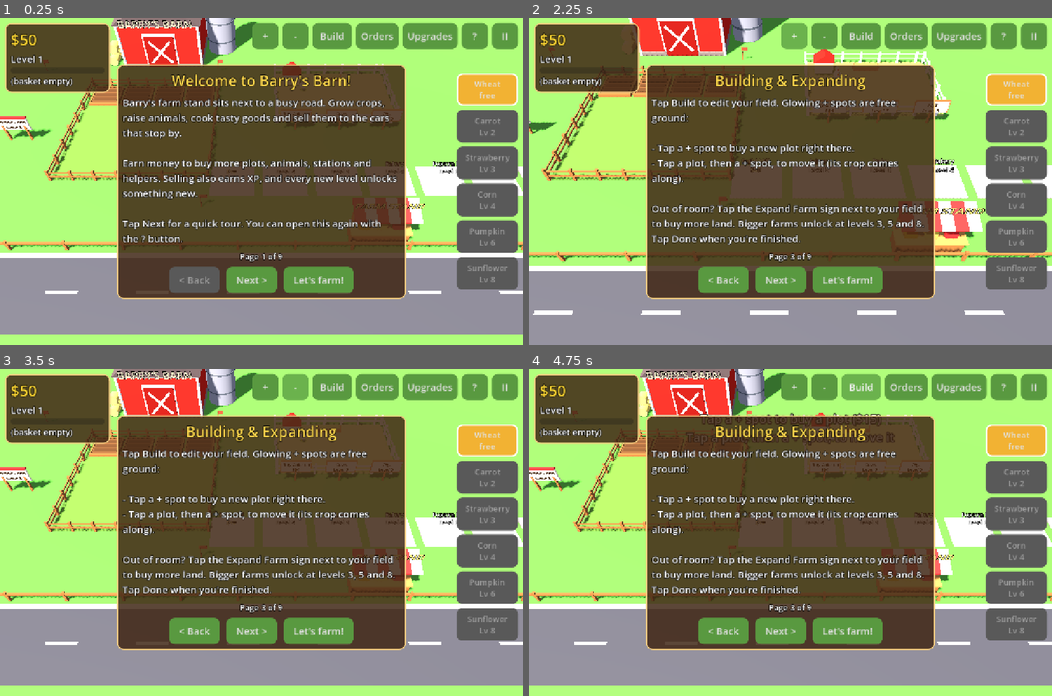
Above: before the commit, frames 1-4 (two rows, left to right).
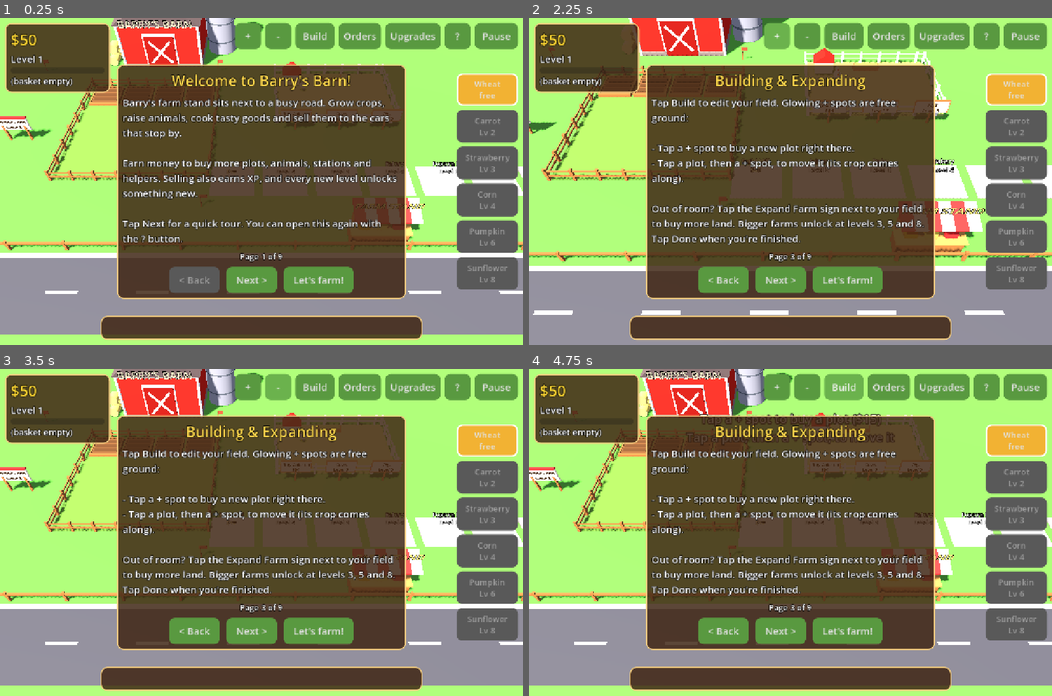
Above: after the commit, the same moments.

Repository: SubToFeralsloth11/barrys-barn
Game: Godot game, scene res://main.tscn
The game is run twice, just before and just after one commit, with the same random seed, the same clock (stepped at 60 frames per second) and the same inputs.
Inputs:
- Up to frame 1 (0.25 s): no input
- Up to frame 2 (2.25 s): click "Next >" at 0.5 s; click "Next >" at 1.25 s; click "+" at 2 s
- Up to frame 3 (3.5 s): click "-" at 2.75 s
- Up to frame 4 (4.75 s): click "Build" at 3.5 s; click "Done" at 4.25 s

The runs differ from the first frame. In frame 1, 6.2% of the frame differs, in the area x 19-98%, y 1-99%; in frame 2, 6.4%; in frame 3, 6.5%; in frame 4, 6.5%.

Commit message:
Replant with picked seed, allow swapping crops, add Pause button and hint bar

Diff:
--- a/main.gd
+++ b/main.gd
@@ -151,6 +151,8 @@
 var orders_btn: Button
 var order_btns := []
 var build_btn: Button
+var swap_plot := -1
+var ui_hint: Label
 
 
 func _ready() -> void:
@@ -161,6 +163,7 @@
 	build_sounds()
 	build_world()
 	build_ui()
+	get_tree().process_frame.connect(poll_pause_key)
 	for i in plots.size():
 		spawn_plot_node(i)
 		refresh_plot(i)
@@ -905,6 +908,18 @@
 		plant(i)
 	elif ripe(p):
 		harvest_plot(i)
+	elif p["crop"] != sel_crop:
+		# a different seed is picked: second tap digs up the growing crop and plants the new one
+		if swap_plot != i:
+			swap_plot = i
+			toast("Tap again to dig up the %s and plant %s" % [item_name(p["crop"]), item_name(sel_crop)])
+			bounce(plot_nodes[i]["root"])
+			return
+		swap_plot = -1
+		p["crop"] = ""
+		refresh_plot(i)
+		plant(i)
+		bounce(plot_nodes[i]["root"])
 	else:
 		toast("%s ready in %ds" % [item_name(p["crop"]), ceili((CROPS[p["crop"]]["t"] - p["t"]) / grow_mult())])
 
@@ -928,7 +943,7 @@
 	p["gold"] = false
 	refresh_plot(i)
 	bounce(plot_nodes[i]["root"])
-	plant(i, true, crop)
+	plant(i, true)
 	refresh_ui()
 
 
@@ -1745,10 +1760,36 @@
 		ui_timer = 0.25
 		for id in STATION_ORDER:
 			refresh_station(id)
+		ui_hint.text = hint_text()
 	save_timer -= delta
 	if save_timer <= 0:
 		save_timer = 5.0
 		save_game()
+
+
+## Called from SceneTree.process_frame so Esc still works while the game is paused.
+func poll_pause_key() -> void:
+	if Input.is_action_just_pressed("ui_cancel") and not help_panel.visible:
+		set_paused(not pause_panel.visible)
+
+
+## One line telling the player what they can do right now.
+func hint_text() -> String:
+	if build_mode:
+		return "BUILD MODE: tap a + to buy a plot, or tap a plot then a + to move it. Tap Done when finished."
+	for c in cars:
+		if not c["leaving"] and have(c["want"]) >= c["qty"]:
+			return "A car wants %d %s and you have it: tap the car to sell!" % [c["qty"], item_name(c["want"])]
+	for p in plots:
+		if ripe(p):
+			return "Bouncing crops are ripe: tap them to harvest. They replant with your picked seed (%s)." % item_name(sel_crop)
+	for p in plots:
+		if p["crop"] == "":
+			return "Seed picked: %s. Tap an empty plot to plant it." % item_name(sel_crop)
+	for p in plots:
+		if p["crop"] != sel_crop:
+			return "Seed picked: %s. Tap a growing crop twice to swap it, or harvest it and %s goes in." % [item_name(sel_crop), item_name(sel_crop)]
+	return "Seed picked: %s. Pick a different seed on the right to grow something else." % item_name(sel_crop)
 
 
 func _unhandled_input(e: InputEvent) -> void:
@@ -1888,7 +1929,7 @@
 	var hb := big_button(" ? ")
 	hb.pressed.connect(func(): show_help(0))
 	tr.add_child(hb)
-	var pb := big_button(" II ")
+	var pb := big_button(" Pause ")
 	pb.pressed.connect(set_paused.bind(true))
 	tr.add_child(pb)
 
@@ -1928,6 +1969,20 @@
 	ui_toast.mouse_filter = Control.MOUSE_FILTER_IGNORE
 	ui_toast.modulate.a = 0.0
 	root.add_child(ui_toast)
+
+	var hint_panel := PanelContainer.new()
+	hint_panel.set_anchors_and_offsets_preset(Control.PRESET_CENTER_BOTTOM)
+	hint_panel.grow_horizontal = Control.GROW_DIRECTION_BOTH
+	hint_panel.grow_vertical = Control.GROW_DIRECTION_BEGIN
+	hint_panel.offset_bottom = -12
+	hint_panel.mouse_filter = Control.MOUSE_FILTER_IGNORE
+	root.add_child(hint_panel)
+	ui_hint = Label.new()
+	ui_hint.add_theme_font_size_override("font_size", 22)
+	ui_hint.autowrap_mode = TextServer.AUTOWRAP_WORD_SMART
+	ui_hint.custom_minimum_size = Vector2(760, 0)
+	ui_hint.horizontal_alignment = HORIZONTAL_ALIGNMENT_CENTER
+	hint_panel.add_child(ui_hint)
 
 	upg_panel = center_panel(root)
 	upg_box = VBoxContainer.new()
@@ -2007,14 +2062,14 @@
 		recipes.append("- %s (Lv %d): %s makes %s" % [st["n"], st["lvl"], recipe_text(st["in"]), item_name(st["out"])])
 	return [
 		["Welcome to Barry's Barn!", "Barry's farm stand sits next to a busy road. Grow crops, raise animals, cook tasty good …(247 unchanged characters)…
-		["Crops", "1. Pick a seed on the right side of the screen.\n2. Tap an empty plot to plant it.\n3. Crops sprout, grow leaves, then fruit. When a crop starts bouncing it is ripe: tap it to harvest 2.\n\nHarvested plots replant the same seed by themselves. Wheat seeds are free, so you can never get stuck.\n\nLucky plants turn GOLDEN when ripe: double crops plus bonus cash!"],
+		["Crops", "1. Pick a seed on the right side of the screen (it turns orange).\n2. Tap an empty plot to plant it.\n3. When a crop starts bouncing it is ripe: tap it to harvest 2.\n\nAfter harvesting, the plot replants with the seed you have picked. To switch a growing crop, pick a new seed and tap that crop twice.\n\nThe bar at the bottom always tells you what to do next. Lucky plants turn GOLDEN: double crops plus bonus cash!"],
 		["Building & Expanding", "Tap Build to edit your field. Glowing + spots are free ground:\n\n- Tap a + spot to buy a n …(239 unchanged characters)…
 		["Animals", "Chickens lay eggs, cows give milk (level 3) and pigs give bacon (level 5).\n\nWhen an egg, milk bucket or bacon floats above an animal, tap the animal to collect it.\n\nBuy more animals from the signs in front of the pen."],
 		["Kitchen Stations", "Stations turn raw items into goods that sell for much more. Tap an empty pad to build one, then tap it to start cooking. It keeps cooking by itself while you have ingredients. Tap it when it says READY to collect.\n\n" + "\n".join(recipes)],
 		["Selling", "Cars line up at the farm stand. Each shows what it wants, the price, and how long it will wait.\n\nTap a car to sell. If you don't have what it wants, keep farming: it will wait a while, and new cars ask for things you already have more often."],
 		["Orders & Streaks", "The Orders board has big deliveries that pay much more than cars. Deliver one and a new order arrives. Don't like one? Skip it.\n\nSell to cars back to back to build a sale streak: each car in a row pays 5% more, up to +50%. Let a car leave unhappy and the streak resets!"],
 		["Helpers (automation)", "Tired of tapping? Hire helpers in the Upgrades menu. They show up on the farm and keep work …(309 unchanged characters)…
-		["Controls & Tips", "- Tap: plant, harvest, collect, build, sell\n- Drag: move the camera\n- + / - buttons (or mouse wheel / pinch): zoom\n- II button: pause, sound, restart\n\nTips: build t …(138 unchanged characters)…
+		["Controls & Tips", "- Tap: plant, harvest, collect, build, sell\n- Drag: move the camera\n- + / - buttons (or mouse wheel / pinch): zoom\n- Pause button (or Esc key): pause, sound, restart\n\nTips: build t …(138 unchanged characters)…
 	]
 
 
